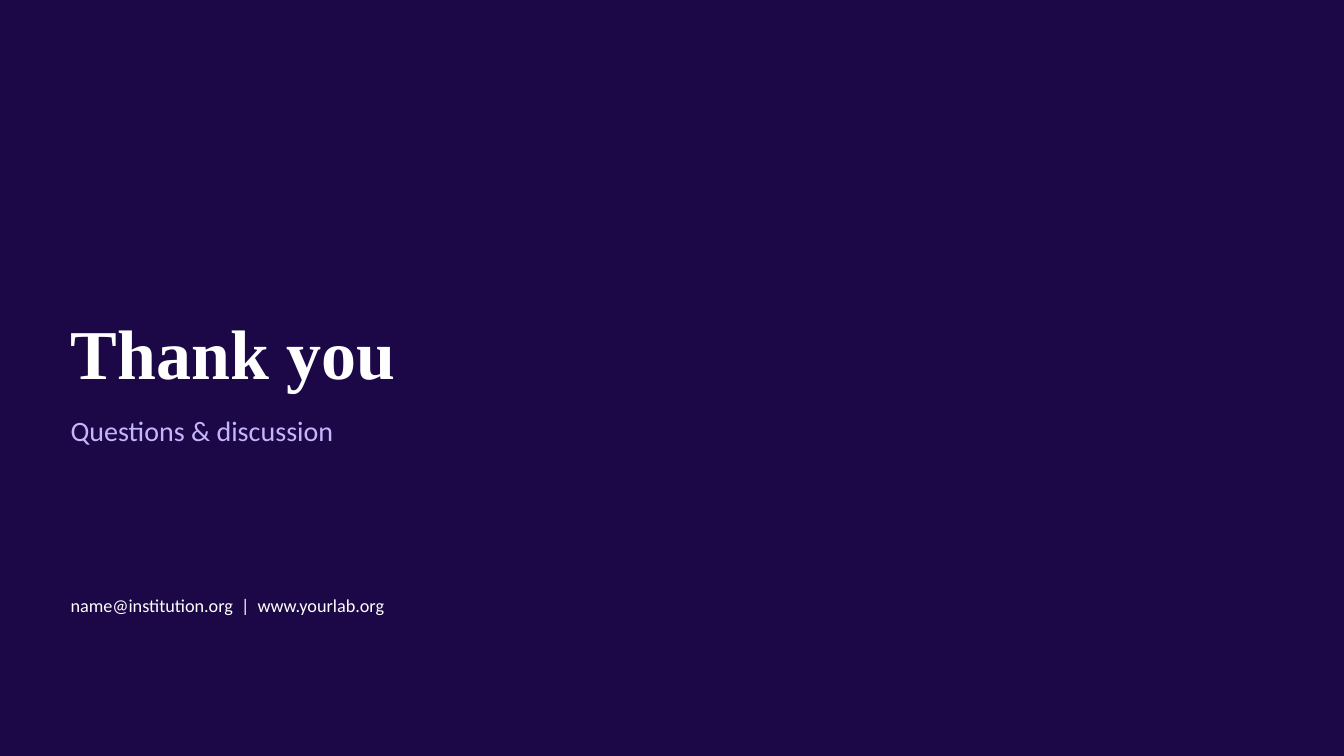
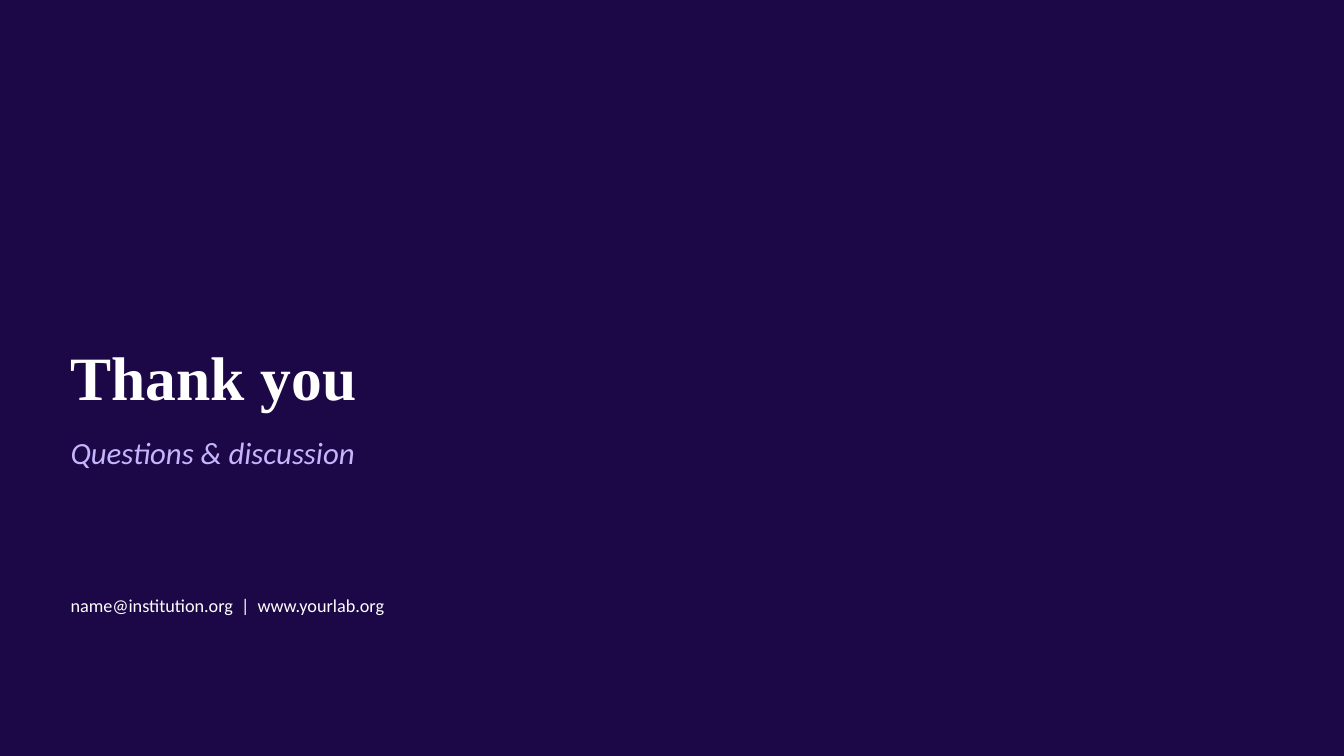
Before and after one commit to habdollahin/habdollahin, a slide deck: slide 11 of Virtual_Translational_Trials_Template.pptx. Drawn at 1344x756 pixels with LibreOffice and Linux fonts; fonts in the diff are those of the drawing; background and template pictures are left out. Boxes give left, top, right and bottom in pixels: in the first picture for what was removed or moved away, otherwise in the second. Text is boxed around its words. In the diff, an @@ line names an element or a change of style, - is before the commit and + after.

```diff
--- a/Virtual_Translational_Trials_Template.pptx
+++ b/Virtual_Translational_Trials_Template.pptx
@@ title "Thank you": place and size @@
-title "Thank you" at [71, 330, 395, 392]
+title "Thank you" at [71, 357, 357, 412]
@@ title "Thank you" at [71, 357, 357, 412]: size 50 to 44 pt @@
@@ text "Questions & discussion": place and size @@
-text "Questions & discussion" at [71, 421, 334, 445]
+text "Questions & discussion" at [71, 442, 355, 468]
@@ text "Questions & discussion" at [71, 442, 355, 468]: size 20 to 22 pt, italic on @@
```
Also in this commit, not shown: 1 other slide changed.
